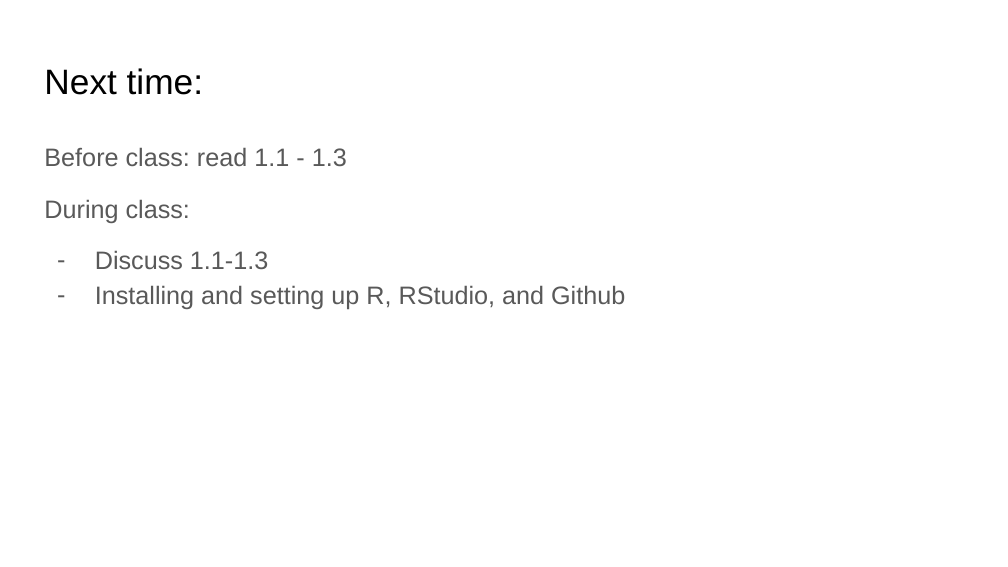
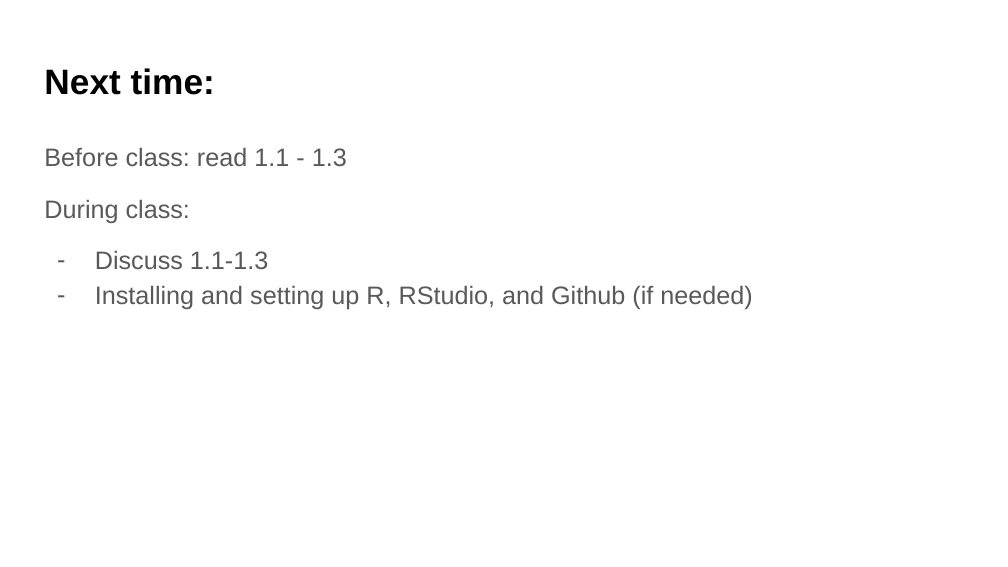
Before and after one commit to bmaitner/biometry_course, a slide deck: slide 26 of lectures/Lecture_01_course_introduction.pptx (slide 25 before the commit). Drawn at 1008x567 pixels with LibreOffice and Linux fonts; fonts in the diff are those of the drawing. Boxes give left, top, right and bottom in pixels: in the first picture for what was removed or moved away, otherwise in the second. Text is boxed around its words. In the diff, an @@ line names an element or a change of style, - is before the commit and + after.

```diff
--- a/lectures/Lecture_01_course_introduction.pptx
+++ b/lectures/Lecture_01_course_introduction.pptx
@@ title "Next time:" at bbox=[44, 68, 215, 95]: bold on @@
@@ text at bbox=[95, 285, 752, 309]: text changed @@
-– Installing and setting up R, RStudio, and Github
+– Installing and setting up R, RStudio, and Github (if needed)
```
Also in this commit, not shown: 18 other slides changed, 5 slides added, 4 slides removed, 1 other file.
